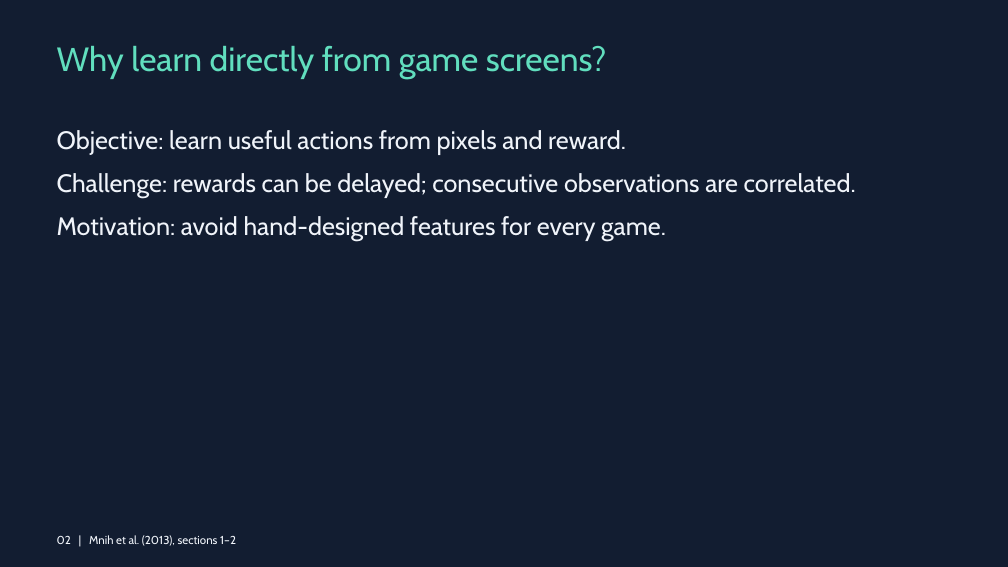
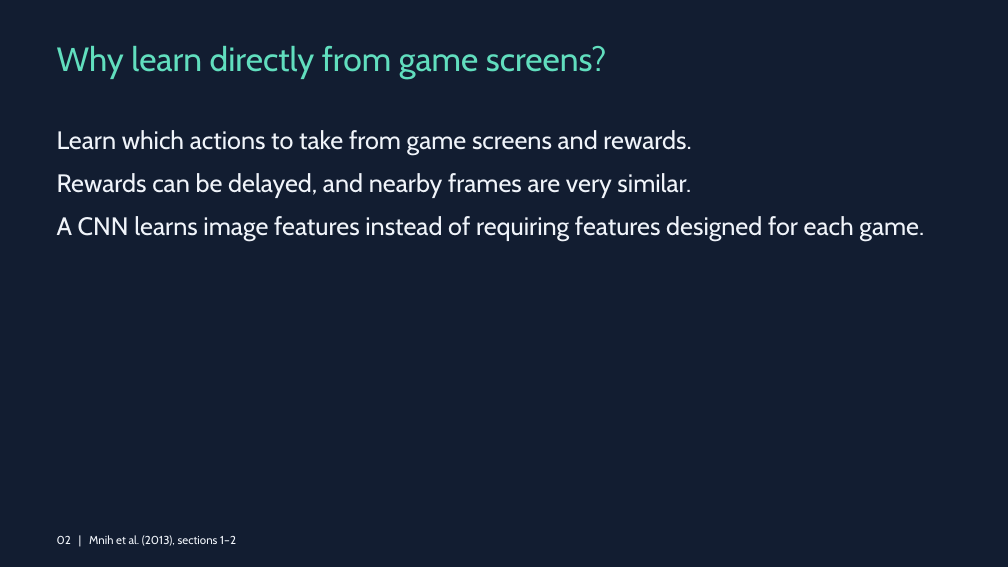
Before and after one commit to Eahmed99/aiml-drl-atari, a slide deck: slide 2 of submission/DRL_PlayingAtari_GroupPENDING.pptx. Drawn at 1008x567 pixels with LibreOffice and Linux fonts; fonts in the diff are those of the drawing. Boxes give left, top, right and bottom in pixels: in the first picture for what was removed or moved away, otherwise in the second. Text is boxed around its words. In the diff, an @@ line names an element or a change of style, - is before the commit and + after.

```diff
--- a/submission/DRL_PlayingAtari_GroupPENDING.pptx
+++ b/submission/DRL_PlayingAtari_GroupPENDING.pptx
@@ text at (57,130,924,241): text changed @@
-Objective: learn useful actions from pixels and reward.
-Challenge: rewards can be delayed; consecutive observations are correlated.
-Motivation: avoid hand-designed features for every game.
+Learn which actions to take from game screens and rewards.
+Rewards can be delayed, and nearby frames are very similar.
+A CNN learns image features instead of requiring features designed for each game.
```
Also in this commit, not shown: 9 other slides changed, 4 other files.
